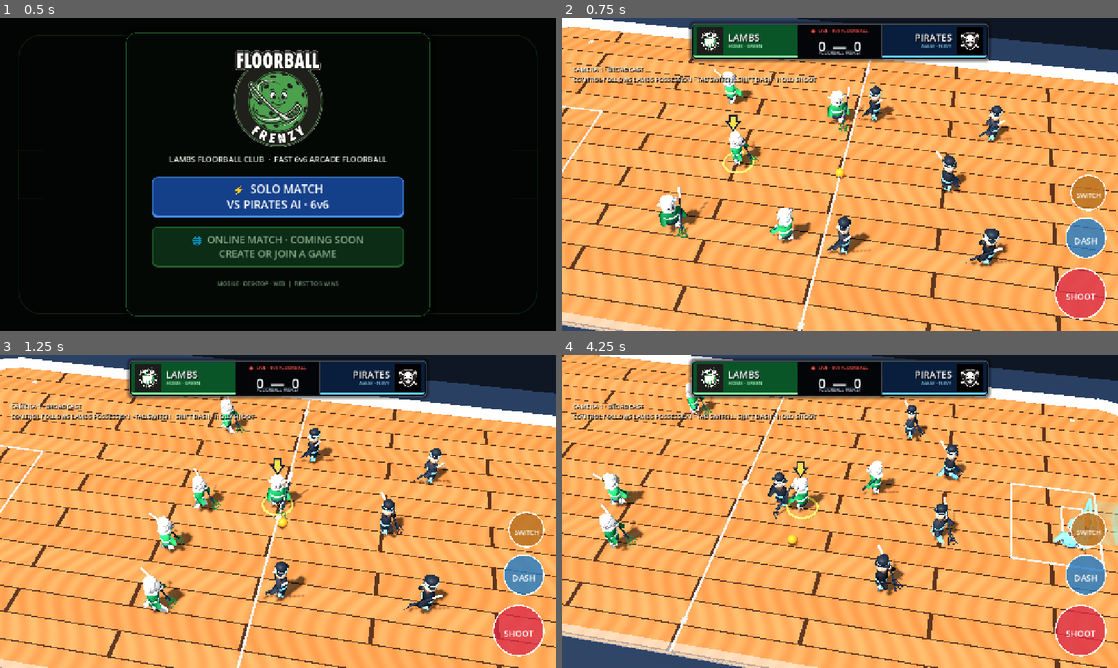
Above: before the commit, frames 1-4 (two rows, left to right).
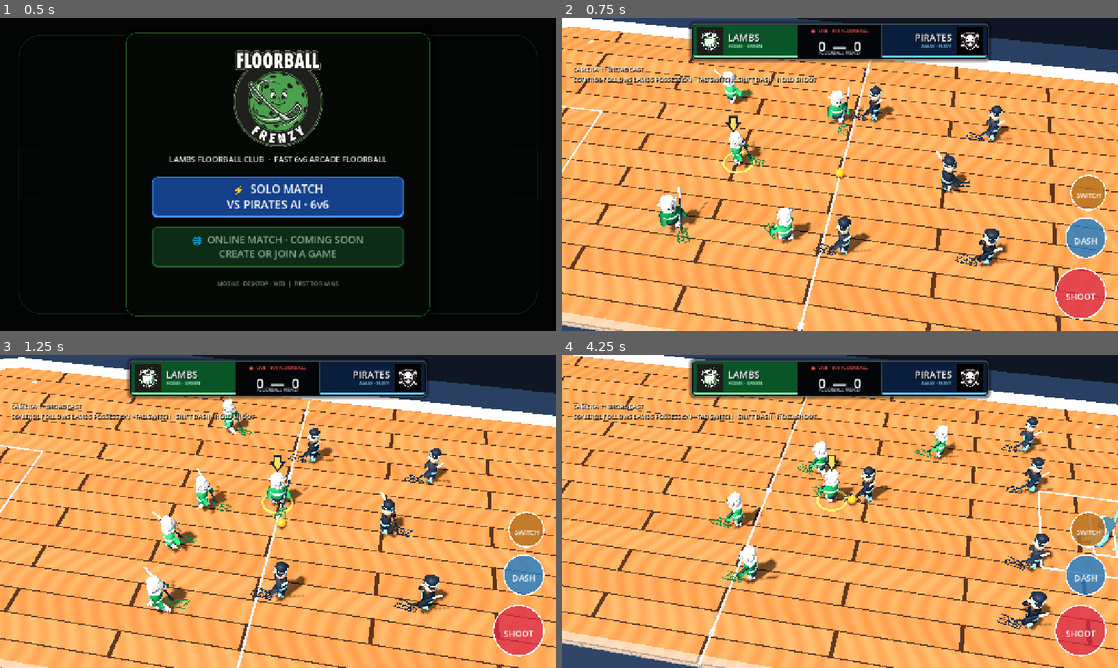
Above: after the commit, the same moments.

Repository: dylanwatsonsoftware/floorball-frenzy-3d
Game: Godot game, scene res://scenes/app/main.tscn
Same seed, same stepped clock (60 frames per second), same inputs: the game is played once before the commit and once after it.
Inputs (mouse positions are in pixels of both pictures, inside the frame that each line leads up to):
- Up to frame 1 (0.5 s): no input
- Up to frame 2 (0.75 s): click "⚡ SOLO MATCH VS PIRATES AI · …" at 0.5 s
- Up to frame 3 (1.25 s): no input
- Up to frame 4 (4.25 s): tap Enter at 1.25 s; move the mouse to (962, 495) at 1.27 s; hold D (move_right) 1.28-2 s; tap Shift (dash) at 1.35 s; click (962, 495) at 1.42 s; drag from (728, 527) to (812, 574) at 2.02 s; move the mouse to (895, 442) at 2.77 s; hold D (move_right) 2.78-3.5 s; tap Backspace (switch_player) at 2.85 s; drag from (812, 574) to (673, 464) at 3.52 s

Frame 1 is identical in both runs. In frame 2, 0.4% of the frame differs, in the area x 20-76%, y 22-80%; in frame 3, 2.2%; in frame 4, 24%, in the area x 0-100%, y 0-100%.

Commit message:
fix: lay floorball blades flat on rink

Diff:
--- a/scripts/presentation/greybox_arena.gd
+++ b/scripts/presentation/greybox_arena.gd
@@ -769,11 +769,21 @@
 	material.shading_mode = BaseMaterial3D.SHADING_MODE_UNSHADED
 	blade.material_override = material
 	rig.add_child(blade)
+	# The shaft rig is pitched across the player's body, but a floorball blade's
+	# broad face rests almost flat on the rink. Counter-rotate the blade into a
+	# horizontal actor-space basis while retaining the rig's yaw, so slap motion
+	# still carries the entire stick without turning the blade into a rake.
+	var blade_center := mesh.get_aabb().get_center()
+	var flat_actor_basis := Basis(Vector3.UP, deg_to_rad(-28.0))
+	blade.basis = rig.basis.inverse() * flat_actor_basis
+	var old_actor_center := rig.transform * blade_center
+	old_actor_center.y = -0.64
+	blade.position = rig.transform.affine_inverse() * old_actor_center - blade.basis * blade_center
 	var pocket := Marker3D.new()
 	pocket.name = "BladePocket"
 	# The pocket lies just inside the curled toe, where the concave front face
 	# cups a floorball in the supplied stick reference.
-	pocket.position = Vector3(0.24, 0.0, 1.87)
+	pocket.position = blade.position + blade.basis * Vector3(0.24, 0.0, 1.87)
 	rig.add_child(pocket)
 
 
--- a/tests/floorball_stick_visual_test.gd
+++ b/tests/floorball_stick_visual_test.gd
@@ -54,10 +54,27 @@
 		if blade_size.x < 0.42 or blade_size.z < 0.85:
 			fail("The blade must widen into the recognisable scooped floorball silhouette; size=%s" % blade_size)
 			return
-		if blade_pocket.position.z < blade.get_aabb().end.z - 0.18:
-			fail("The ball pocket must sit at the curled blade toe rather than near the shaft or blade centre; pocket=%s blade_end=%s" % [blade_pocket.position, blade.get_aabb().end])
+		var pocket_in_blade := blade.to_local(blade_pocket.global_position)
+		if pocket_in_blade.z < blade.get_aabb().end.z - 0.18:
+			fail("The ball pocket must sit at the curled blade toe rather than near the shaft or blade centre; pocket=%s blade_end=%s" % [pocket_in_blade, blade.get_aabb().end])
 			return
-		var blade_center_in_actor: Vector3 = rig.transform * blade.get_aabb().get_center()
+		var blade_up := blade.global_basis.y.normalized()
+		if blade_up.dot(Vector3.UP) < 0.94:
+			fail("The broad blade face must lie almost flat over the rink instead of standing up like a broom; up=%s" % blade_up)
+			return
+		var blade_bounds := blade.get_aabb()
+		var blade_min_y := INF
+		var blade_max_y := -INF
+		for x in [blade_bounds.position.x, blade_bounds.end.x]:
+			for y in [blade_bounds.position.y, blade_bounds.end.y]:
+				for z in [blade_bounds.position.z, blade_bounds.end.z]:
+					var corner_y := blade.to_global(Vector3(x, y, z)).y
+					blade_min_y = minf(blade_min_y, corner_y)
+					blade_max_y = maxf(blade_max_y, corner_y)
+		if blade_min_y < 0.035 or blade_max_y > 0.28 or blade_max_y - blade_min_y > 0.10:
+			fail("The complete blade must clear and hug the rink surface; min_y=%.3f max_y=%.3f" % [blade_min_y, blade_max_y])
+			return
+		var blade_center_in_actor: Vector3 = rig.transform * blade.transform * blade.get_aabb().get_center()
 		var grip_center_in_actor: Vector3 = rig.transform * grip.position
 		if blade_center_in_actor.x <= 0.15 or blade_center_in_actor.z <= 0.35:
 			fail("The blade must sit forward and on the player's right rather than trailing backwards; center=%s" % blade_center_in_actor)
